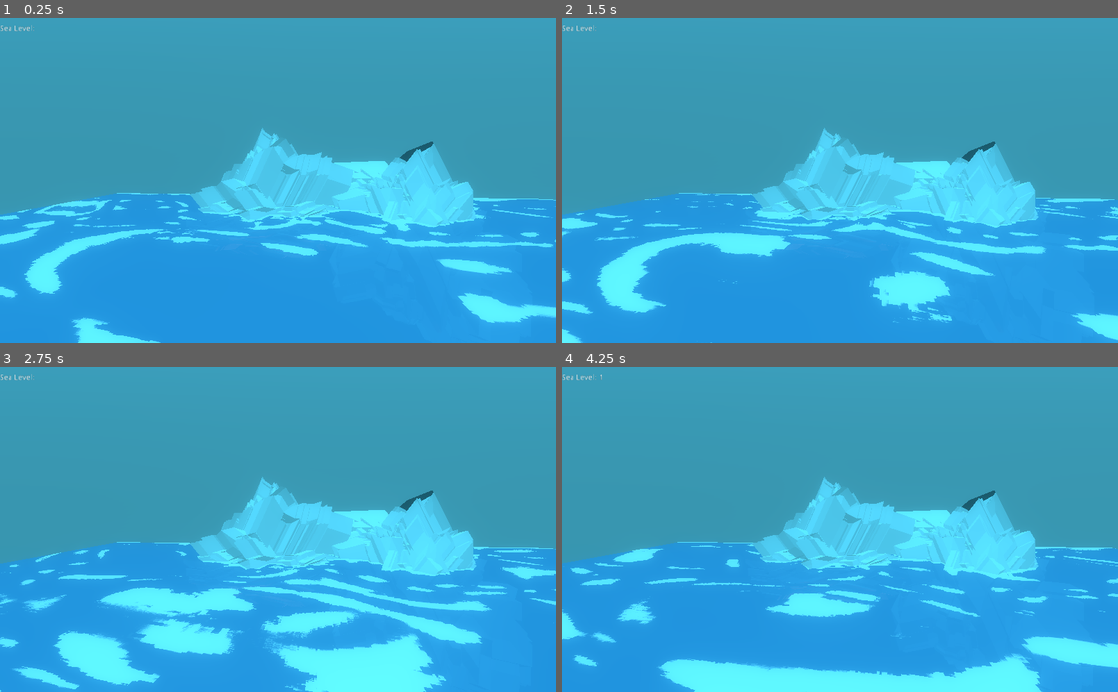
Above: before the commit, frames 1-4 (two rows, left to right).
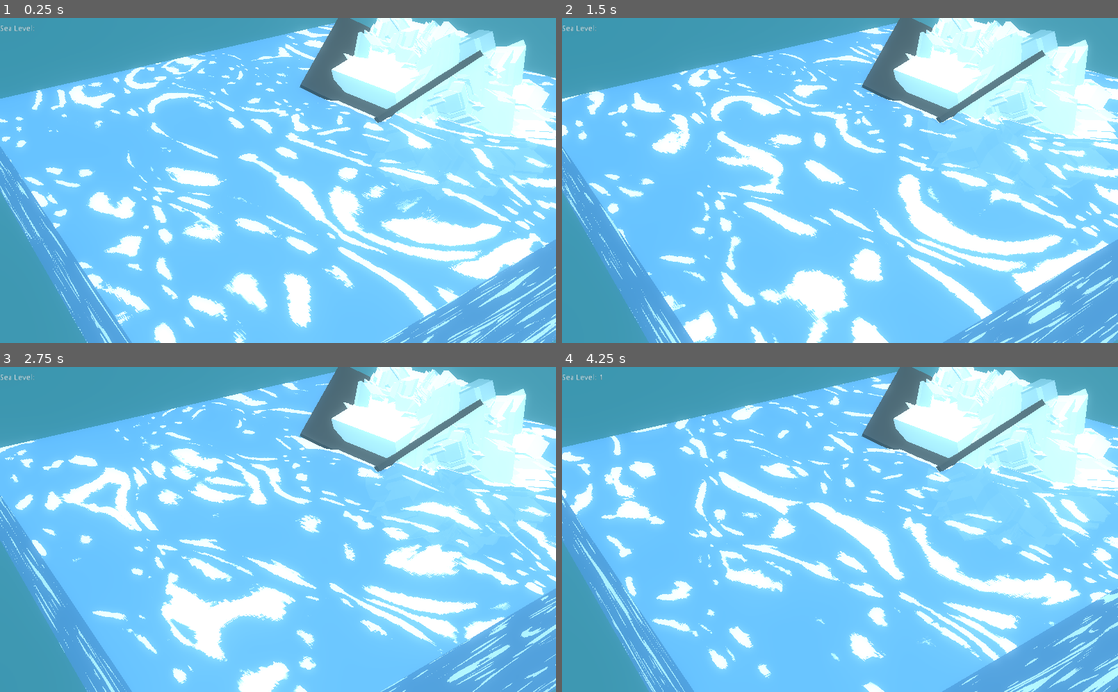
Above: after the commit, the same moments.

Repository: nikolajbaer/ld50
Game: Godot game, scene res://Scenes/root.tscn
Same seed, same stepped clock (60 frames per second), same inputs: the game is played once before the commit and once after it.
Inputs (mouse positions are in pixels of both pictures, inside the frame that each line leads up to):
- Up to frame 1 (0.25 s): no input
- Up to frame 2 (1.5 s): move the mouse to (962, 164) at 0.52 s; click (962, 164) at 0.67 s; drag from (728, 196) to (812, 245) at 1.27 s
- Up to frame 3 (2.75 s): move the mouse to (333, 458) at 2.02 s; click (333, 458) at 2.17 s
- Up to frame 4 (4.25 s): drag from (812, 594) to (673, 480) at 2.77 s; move the mouse to (1006, 578) at 3.52 s; click (1006, 578) at 3.67 s

The runs differ from the first frame. In frame 1, 90% of the frame differs, in the area x 0-100%, y 0-100%; in frame 2, 91%; in frame 3, 90%; in frame 4, 90%.

Commit message:
more tweaks

Diff:
--- a/Scenes/root.tscn
+++ b/Scenes/root.tscn
@@ -21,8 +21,9 @@
 script = ExtResource( 2 )
 
 [node name="Camera" type="Camera" parent="."]
-transform = Transform( 0.981449, -0.0358462, 0.188344, 0.0138587, 0.99306, 0.116786, -0.191223, -0.112009, 0.975135, -12.3384, 11.6377, 69.9027 )
-fov = 75.0
+transform = Transform( 0.567707, -0.376072, 0.73231, -0.0419772, 0.875176, 0.481981, -0.82216, -0.304364, 0.481057, 156.836, 77.8745, 126.777 )
+fov = 30.8
+far = 1361.0
 
 [node name="DirectionalLight" type="DirectionalLight" parent="."]
 transform = Transform( -0.743145, -0.669131, -6.69697e-08, -0.512584, 0.569282, -0.642788, 0.430109, -0.477684, -0.766044, 1.884, 69, 9.906 )
@@ -74,12 +75,6 @@
 [node name="DropPoint" type="Spatial" parent="Scene/Glacier"]
 transform = Transform( 1, 0, 0, 0, 1, 0, 0, 0, 1, 0, 0.98555, 1.02228 )
 
-[node name="berg" parent="." instance=ExtResource( 5 )]
-transform = Transform( -0.91771, -0.260822, 0.299632, -0.273404, 0.961899, -7.21495e-05, -0.288197, -0.0819869, -0.954055, 24.6157, -21.7158, -9.969 )
-
-[node name="berg2" parent="." instance=ExtResource( 5 )]
-transform = Transform( 0.961899, 0.273404, 4.31939e-05, -0.273404, 0.961899, -7.21495e-05, -6.12792e-05, 5.75857e-05, 1, -34.5452, -15.7158, -11.5339 )
-
 [node name="RichTextLabel" type="RichTextLabel" parent="."]
 margin_right = 228.0
 margin_bottom = 229.0
@@ -104,5 +99,11 @@
 margin_right = 68.0
 margin_bottom = 27.0
 
+[node name="berg" parent="." instance=ExtResource( 5 )]
+transform = Transform( 0.989581, 0.143976, 0, -0.143976, 0.989581, 0, 0, 0, 1, -16.9341, -13.2451, -47.3351 )
+
+[node name="berg2" parent="." instance=ExtResource( 5 )]
+transform = Transform( -1.27469, 0, 0.712751, 0, 1, 0, -0.488043, 0, -0.87282, 21.2321, -13.2451, -38.3165 )
+
 [connection signal="body_entered" from="Scene/Ocean" to="." method="_on_Ocean_body_entered"]
 [connection signal="body_exited" from="Scene/Ocean" to="." method="_on_Ocean_body_exited"]
--- a/default_env.tres
+++ b/default_env.tres
@@ -1,7 +1,7 @@
 [gd_resource type="Environment" load_steps=2 format=2]
 
 [sub_resource type="ProceduralSky" id=1]
-sky_top_color = Color( 0.254902, 0.635294, 0.737255, 1 )
+sky_top_color = Color( 0.647059, 0.788235, 0.823529, 1 )
 sky_horizon_color = Color( 0.184314, 0.403922, 0.576471, 1 )
 ground_bottom_color = Color( 0.156863, 0.388235, 0.447059, 1 )
 ground_horizon_color = Color( 0.207843, 0.541176, 0.670588, 1 )
@@ -15,7 +15,7 @@
 background_sky = SubResource( 1 )
 background_sky_custom_fov = 6.8
 ambient_light_color = Color( 0, 0.972549, 1, 1 )
-ambient_light_energy = 1.2
+ambient_light_energy = 1.4
 fog_enabled = true
 fog_sun_color = Color( 1, 1, 0, 1 )
 fog_sun_amount = 0.08
